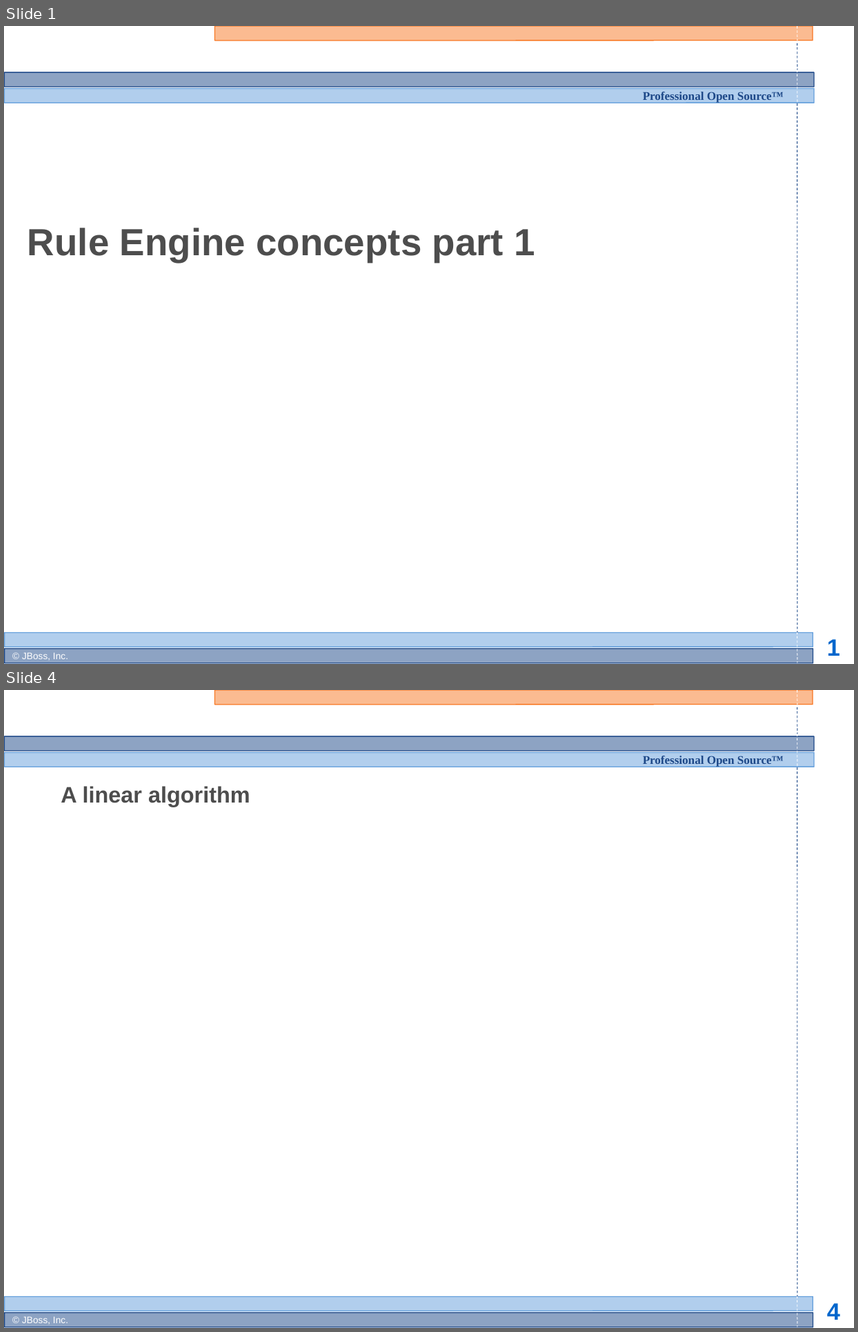
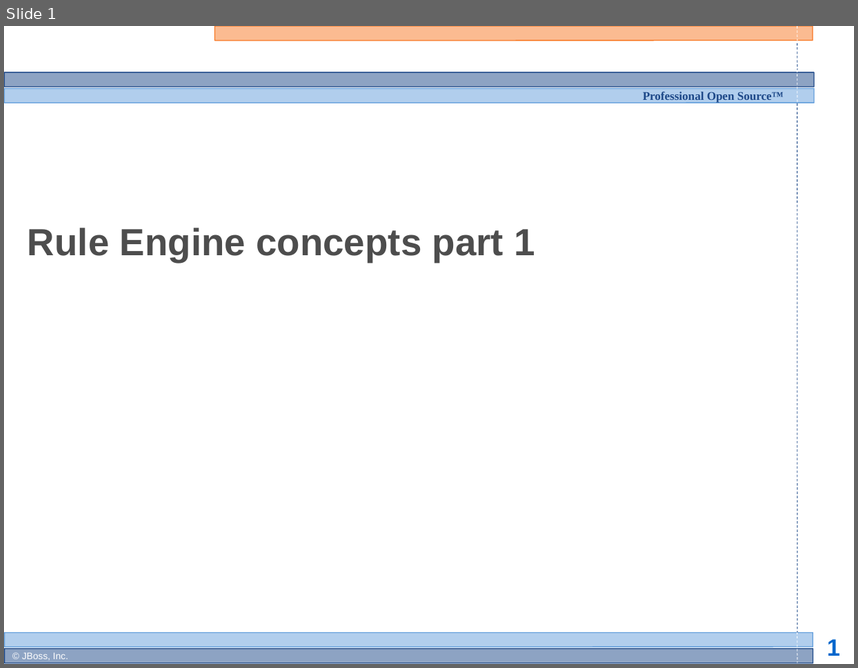
Before and after one commit to bobmcwhirter/drools, a slide deck: documentation/training/developers-course/Module 3 - Rule Engine Concepts 1.odp. Shown one above the other, each under a label of ours: slides 1 and 4 before the commit, slide 1 after it; the slides between them are not shown. The pictures are 858x1332 and 858x668 pixels, drawn with LibreOffice and Linux fonts; fonts in the diff are those of the drawing; background and template pictures are left out. Boxes give left, top, right and bottom in pixels: in the first picture for what was removed or moved away, otherwise in the second. Text is boxed around its words. In the diff, an @@ line names an element or a change of style, - is before the commit and + after.

```diff
--- a/documentation/training/developers-course/Module 3 - Rule Engine Concepts 1.odp
+++ b/documentation/training/developers-course/Module 3 - Rule Engine Concepts 1.odp
@@ slide 4 removed at [4,690,854,1328], background #FFFFFF; not listed: 13 template elements that a slide beside it also shows @@
@@ title removed at [61,786,250,807] @@
-A linear algorithm
```
Also in this commit, not shown: 1 slide changed, 8 slides added, 1 other slide removed.
